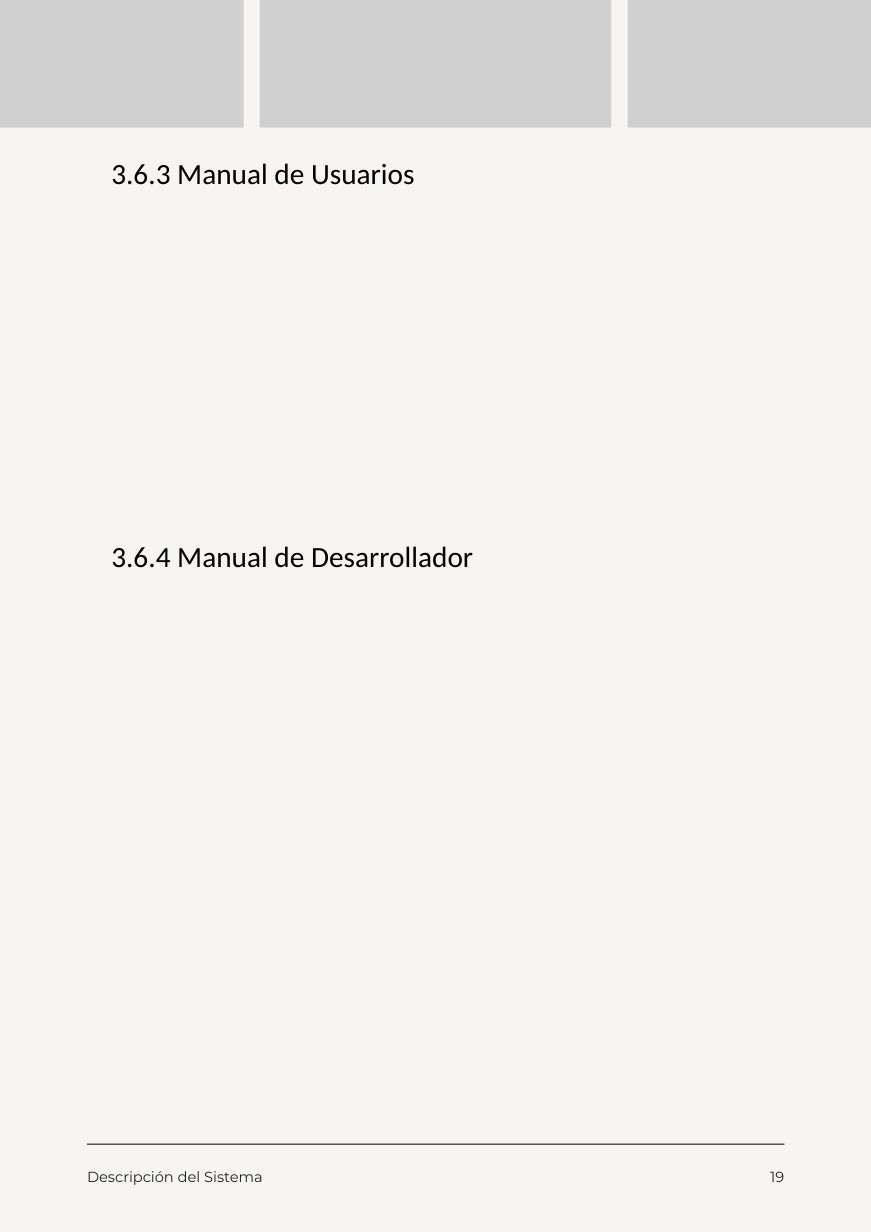
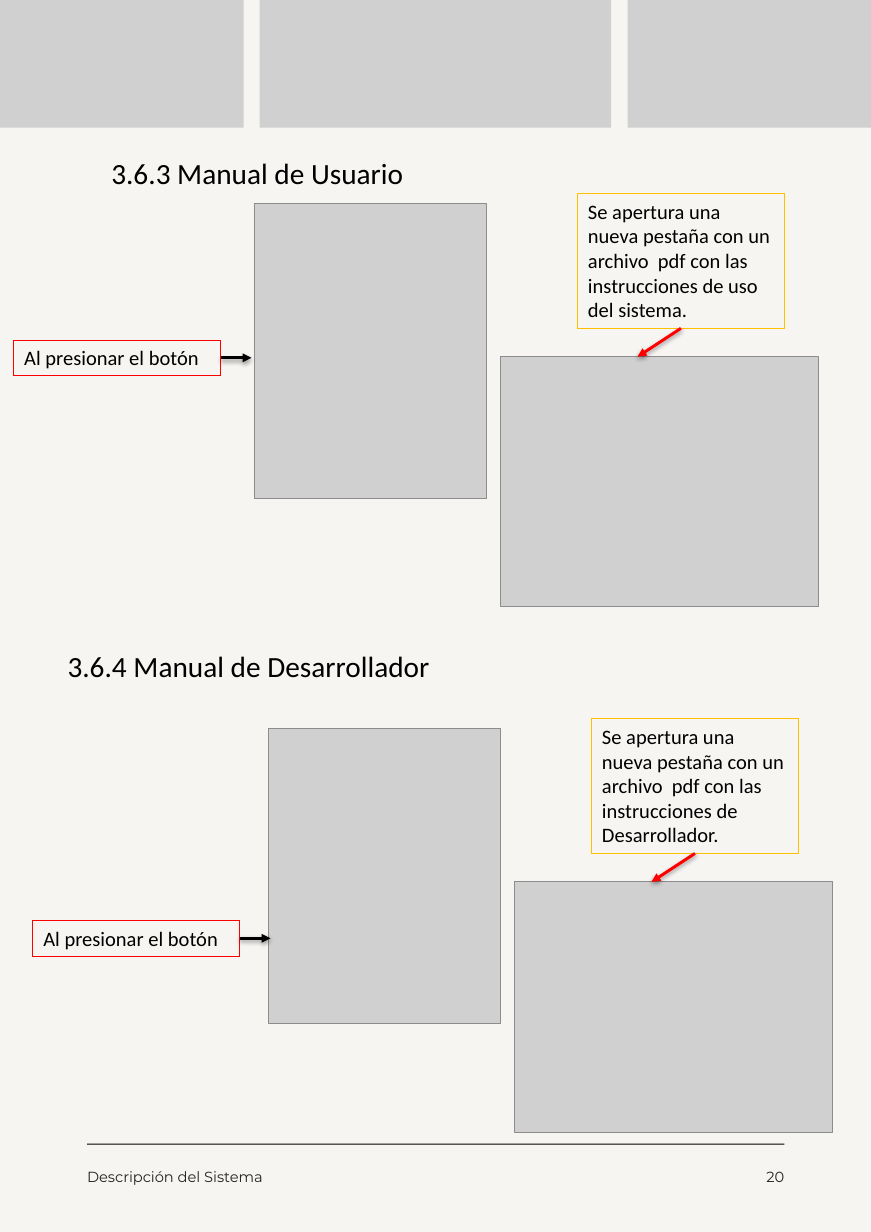
Before and after one commit to moreno-manuel/Pasantia-CVG-FMO, a slide deck: slide 20 of public/files/Manual de Usuario.pptx (slide 19 before the commit). Drawn at 871x1232 pixels with LibreOffice and Linux fonts; fonts in the diff are those of the drawing; grey boxes stand for pictures. Boxes give left, top, right and bottom in pixels: in the first picture for what was removed or moved away, otherwise in the second. Text is boxed around its words. In the diff, an @@ line names an element or a change of style, - is before the commit and + after.

```diff
--- a/public/files/Manual de Usuario.pptx
+++ b/public/files/Manual de Usuario.pptx
@@ text at bbox=[111, 163, 403, 185]: text changed @@
-3.6.3 Manual de Usuarios
+3.6.3 Manual de Usuario
@@ picture added at bbox=[255, 204, 487, 499] @@
@@ rectangle added at bbox=[578, 194, 785, 329], outline #FFC000 0.75 pt, 14 pt, text #000000 @@
+Se apertura una nueva pestaña con un archivo pdf con las instrucciones de uso del sistema.
@@ arrow added from (681, 329) to (638, 357), #FF0000 2 pt @@
@@ rectangle added at bbox=[14, 341, 220, 376], outline #FF0000 0.75 pt, 14 pt, text #000000 @@
+Al presionar el botón
@@ arrow added from (220, 359) to (252, 359), #000000 2 pt @@
@@ picture added at bbox=[501, 357, 818, 608] @@
@@ text "3.6.4 Manual de Desarrollador": place and size @@
-text "3.6.4 Manual de Desarrollador" at bbox=[111, 546, 473, 568]
+text "3.6.4 Manual de Desarrollador" at bbox=[68, 656, 429, 678]
@@ rectangle added at bbox=[592, 719, 798, 854], outline #FFC000 0.75 pt, 14 pt, text #000000 @@
+Se apertura una nueva pestaña con un archivo pdf con las instrucciones de Desarrollador.
@@ picture added at bbox=[269, 730, 501, 1025] @@
@@ arrow added from (695, 854) to (652, 883), #FF0000 2 pt @@
@@ picture added at bbox=[515, 883, 832, 1134] @@
@@ rectangle added at bbox=[33, 922, 239, 957], outline #FF0000 0.75 pt, 14 pt, text #000000 @@
+Al presionar el botón
@@ arrow added from (239, 940) to (271, 940), #000000 2 pt @@
@@ text at bbox=[766, 1171, 784, 1182]: text changed @@
-19
+20
```
Also in this commit, not shown: 15 other slides changed, 1 slide added, 19 other files.
